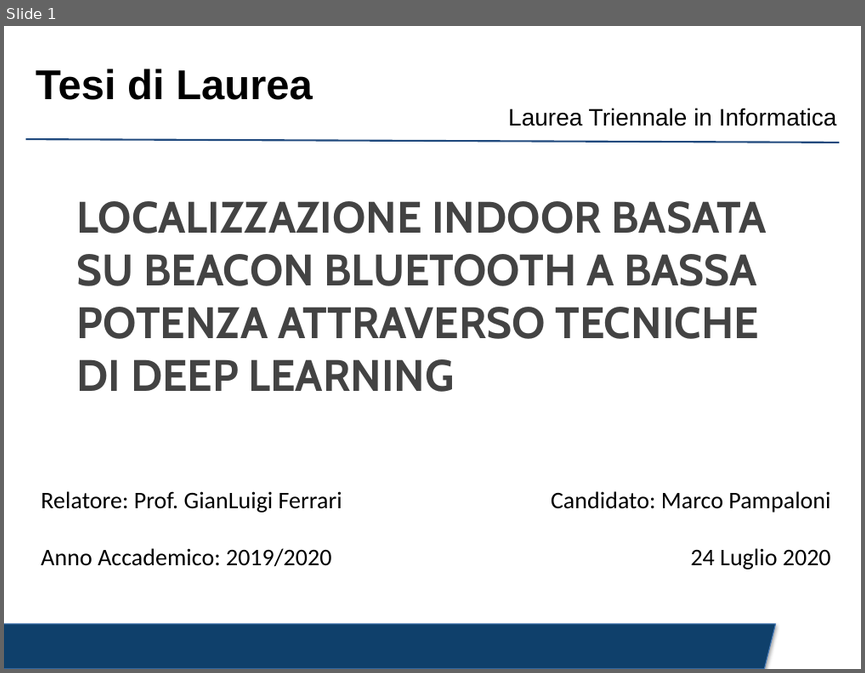
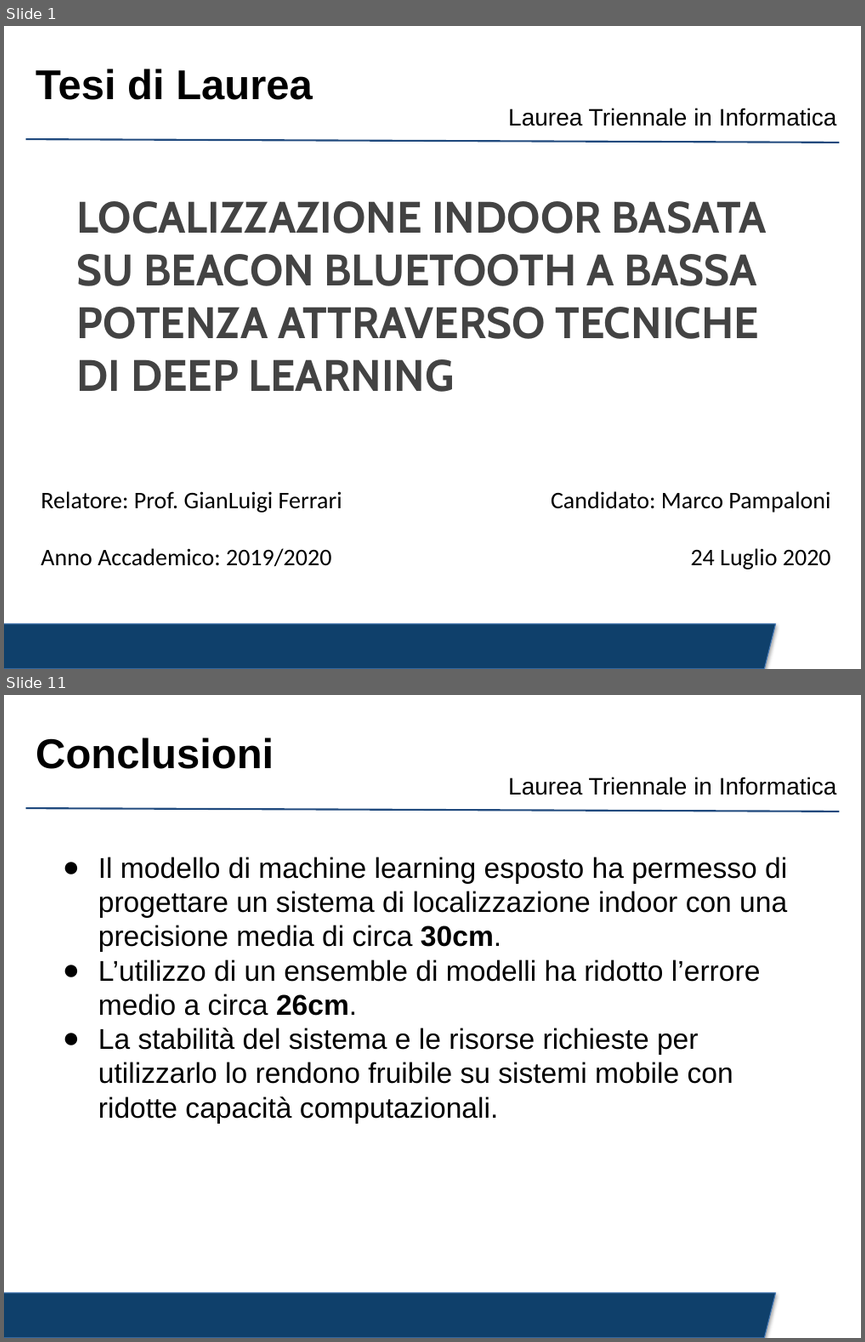
Before and after one commit to crybot/indoor-localization-deep-learning, a slide deck: presentation/presentation.pptx. Shown one above the other, each under a label of ours: slide 1 before the commit, slides 1 and 11 after it; the slides between them are not shown. The pictures are 865x673 and 865x1342 pixels, drawn with LibreOffice and Linux fonts; fonts in the diff are those of the drawing; background and template pictures are left out. Boxes give left, top, right and bottom in pixels: in the first picture for what was removed or moved away, otherwise in the second. Text is boxed around its words. In the diff, an @@ line names an element or a change of style, - is before the commit and + after.

```diff
--- a/presentation/presentation.pptx
+++ b/presentation/presentation.pptx
@@ slide 11 added at <box>4,695,861,1338</box>, background #FFFFFF; not listed: 3 template elements that a slide beside it also shows @@
@@ title added at <box>35,737,273,769</box>, 35 pt, text #000000, bold @@
+Conclusioni
@@ text added at <box>98,857,787,1123</box>, 24 pt, text #000000 @@
+● Il modello di machine learning esposto ha permesso di progettare un sistema di localizzazione indoor con una precisione media di circa 30cm.
+● L’utilizzo di un ensemble di modelli ha ridotto l’errore medio a circa 26cm.
+● La stabilità del sistema e le risorse richieste per utilizzarlo lo rendono fruibile su sistemi mobile con ridotte capacità computazionali.
```
Also in this commit, not shown: 1 slide changed, 9 other slides added, 7 slides removed, 4 other files.
